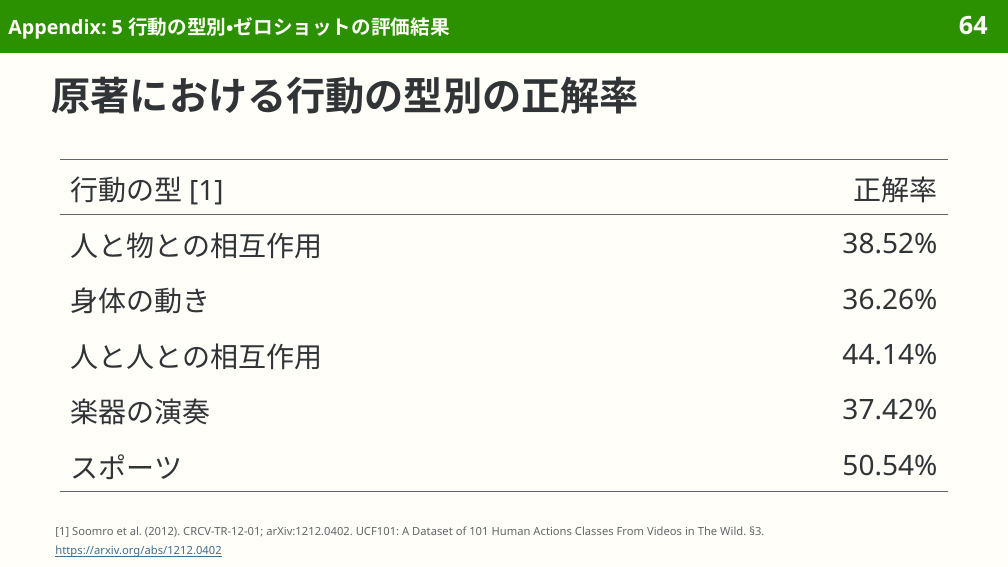
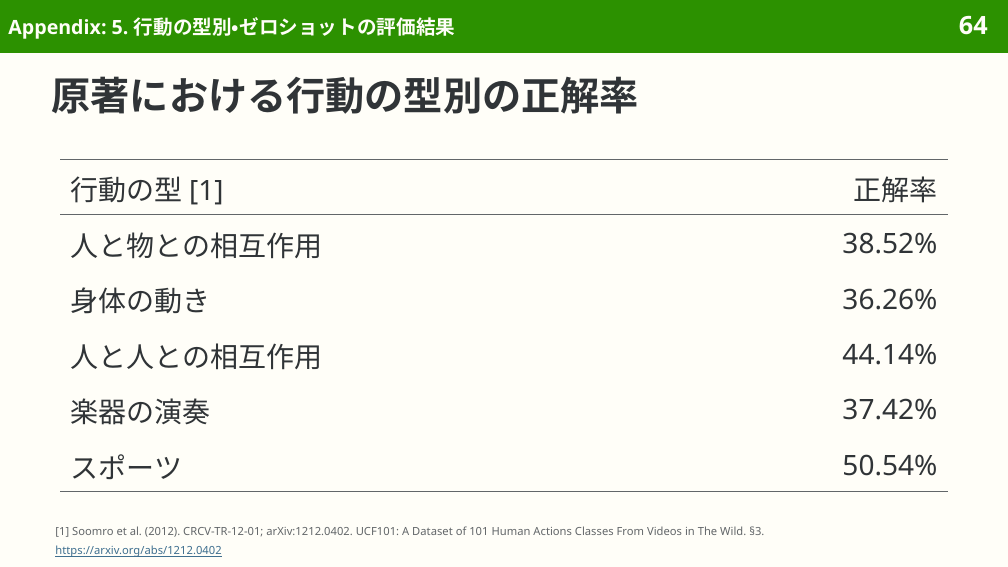
Before and after one commit to sasakiy84/datasets-in-10-minutes, a slide deck: slide 64 of slides/datasets-in-10-minutes-ucf101.pptx. Drawn at 1008x567 pixels with LibreOffice and Linux fonts; fonts in the diff are those of the drawing. Boxes give left, top, right and bottom in pixels: in the first picture for what was removed or moved away, otherwise in the second. Text is boxed around its words. In the diff, an @@ line names an element or a change of style, - is before the commit and + after.

```diff
--- a/slides/datasets-in-10-minutes-ucf101.pptx
+++ b/slides/datasets-in-10-minutes-ucf101.pptx
@@ title at <box>8,17,456,39</box>: text changed @@
-Appendix: 5 行動の型別・ゼロショットの評価結果
+Appendix: 5. 行動の型別・ゼロショットの評価結果
```
Also in this commit, not shown: 67 other slides changed, 11 other files.
